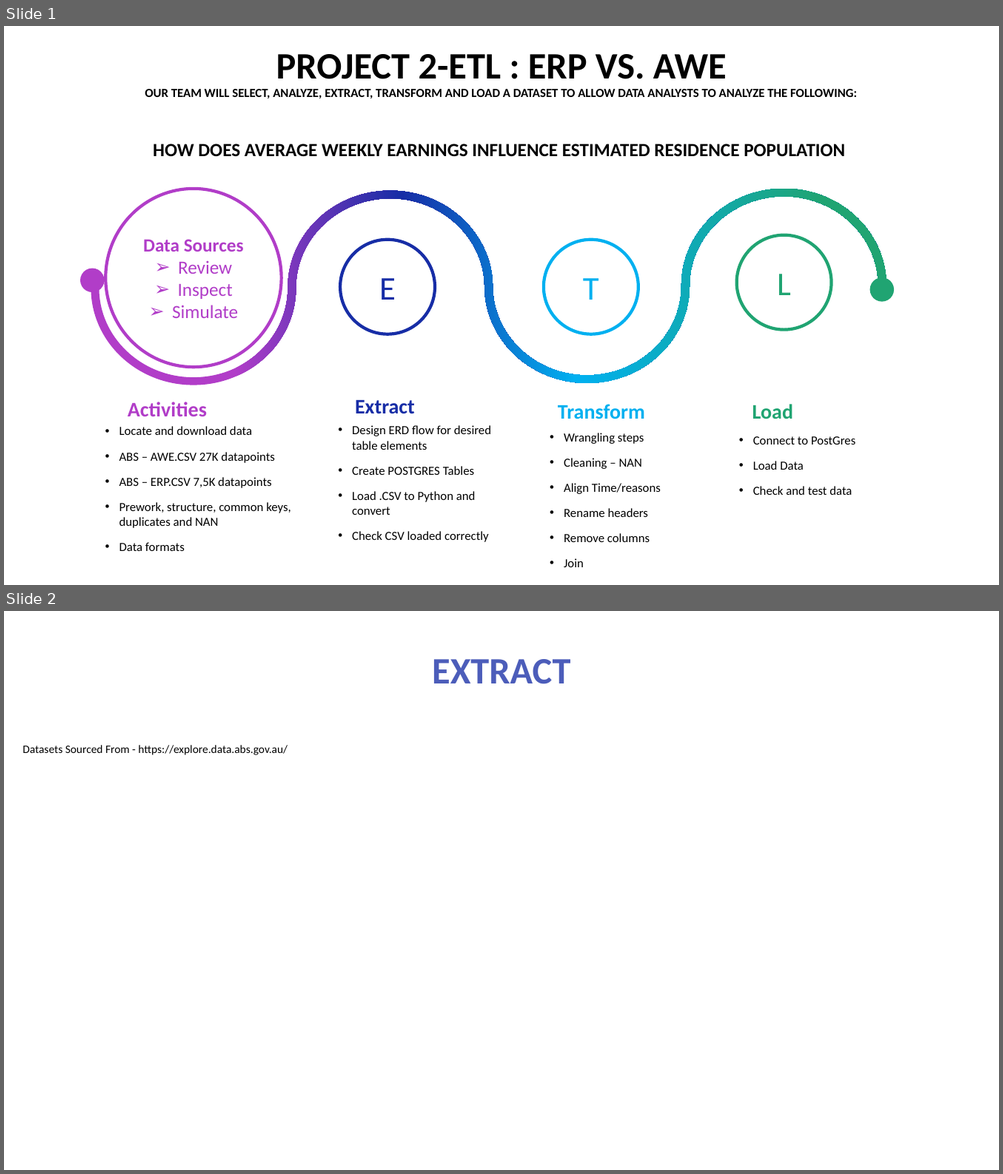
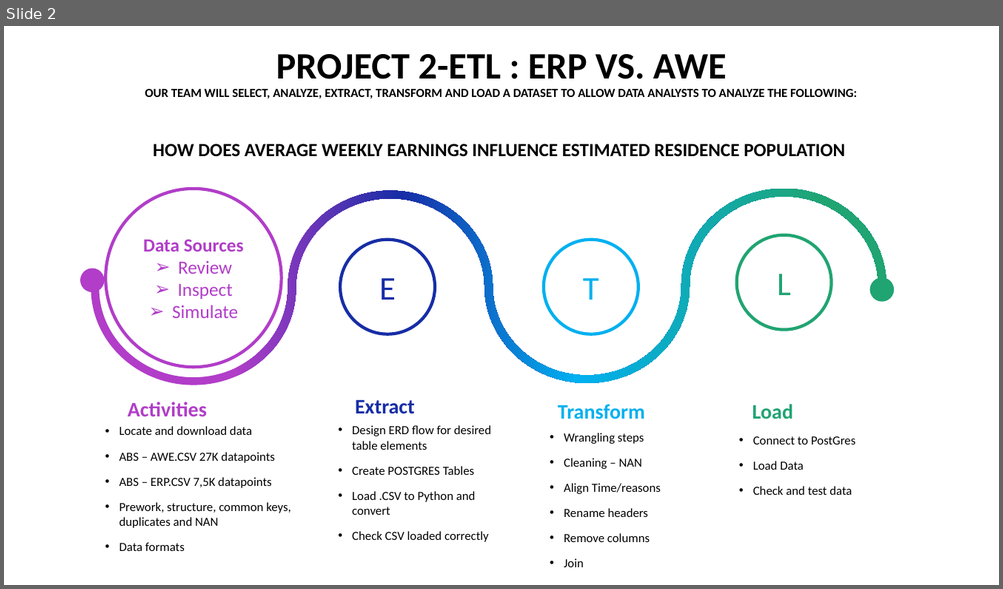
Before and after one commit to jonowood/Project_2, a slide deck: Project 2-ETL - ERP vs.AWE.pptx. Shown one above the other, each under a label of ours: slides 1 and 2 before the commit, slide 2 after it. The pictures are 1003x1174 and 1003x589 pixels, drawn with LibreOffice and Linux fonts; fonts in the diff are those of the drawing. Boxes give left, top, right and bottom in pixels: in the first picture for what was removed or moved away, otherwise in the second. Text is boxed around its words. In the diff, an @@ line names an element or a change of style, - is before the commit and + after.

```diff
--- a/Project 2-ETL - ERP vs.AWE.pptx
+++ b/Project 2-ETL - ERP vs.AWE.pptx
@@ slide 2 removed at box(4, 611, 999, 1170), background #FFFFFF @@
@@ title removed at box(432, 659, 570, 684) @@
-EXTRACT
@@ text removed at box(22, 745, 287, 755) @@
-Datasets Sourced From - https://explore.data.abs.gov.au/
@@ what was slide 1 is now slide 2 @@
```
Also in this commit, not shown: 1 slide changed, 2 slides added, 2 other slides removed.
